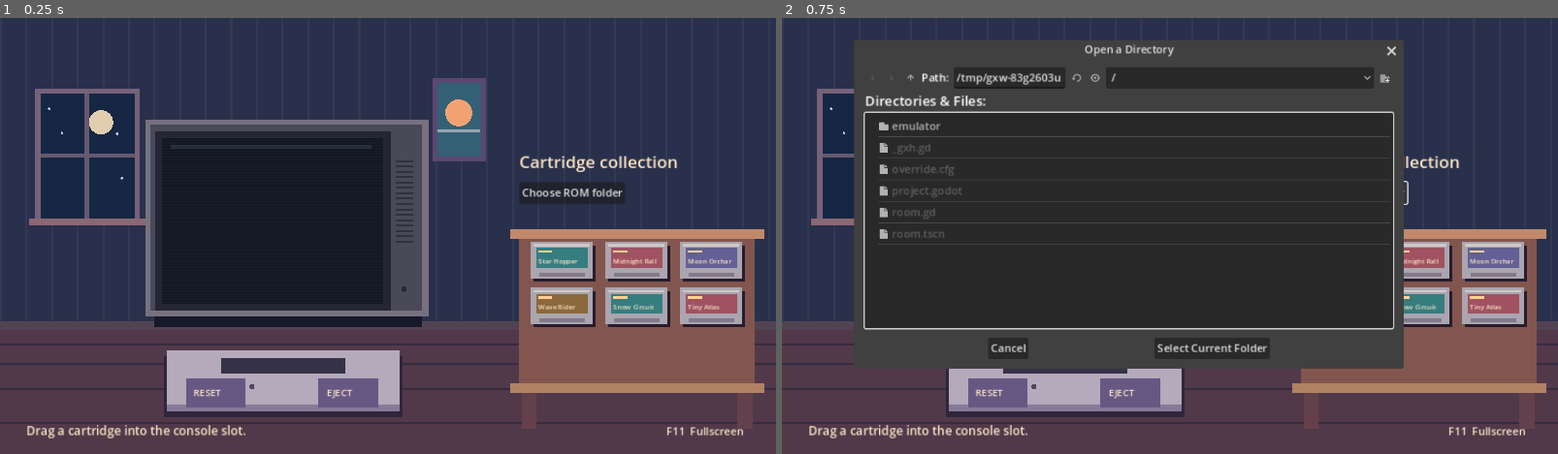
Above: before the commit, frames 1-2 (left to right).
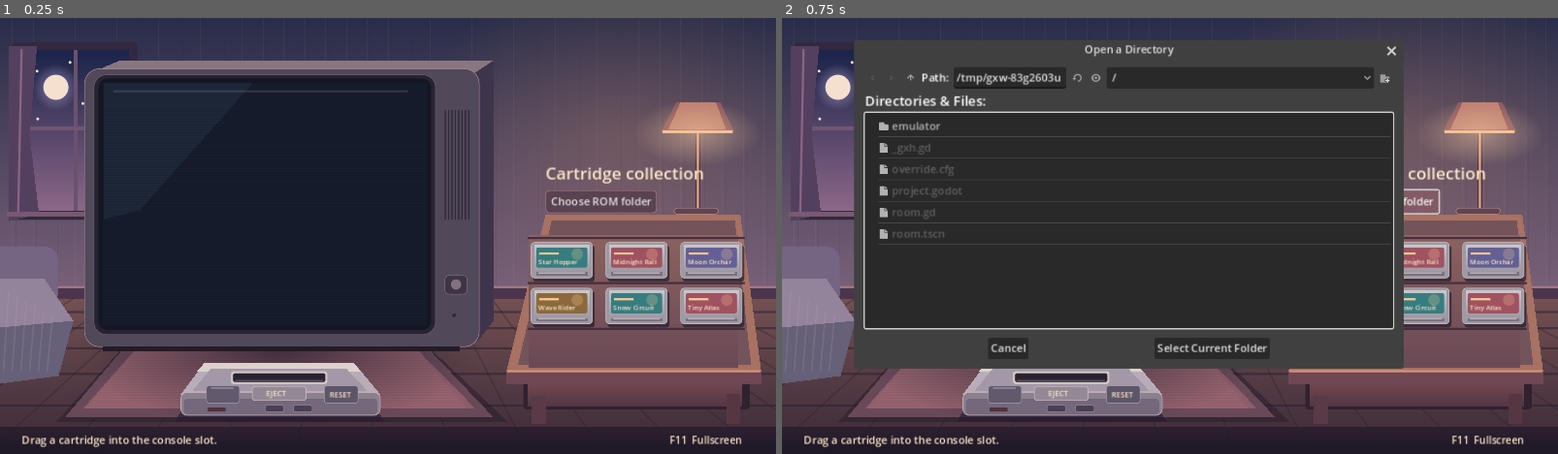
Above: after the commit, the same moments.

Repository: BaconBaps/snes
Game: Godot game, scene res://room.tscn
The game is run twice, just before and just after one commit, with the same random seed, the same clock (stepped at 60 frames per second) and the same inputs.
Inputs:
- Up to frame 1 (0.25 s): no input
- Up to frame 2 (0.75 s): click "Choose ROM folder" at 0.5 s

The runs differ from the first frame. In frame 1, 57% of the frame differs, in the area x 0-100%, y 0-100%; in frame 2, 29%.

Commit message:
Redraw bedroom and enlarge the CRT

Diff:
--- a/emulator/crt.gdshader
+++ b/emulator/crt.gdshader
@@ -14,6 +14,6 @@
 		float((pixel >> 5) & green_mask) / float(green_mask),
 		float(pixel & 31) / 31.0
 	);
-	float scanline = mod(floor(UV.y * 246.0), 4.0) == 0.0 ? 0.81 : 1.0;
+	float scanline = mod(floor(UV.y * 360.0), 4.0) == 0.0 ? 0.81 : 1.0;
 	COLOR = vec4(rgb * scanline, 1.0);
 }
--- a/room.gd
+++ b/room.gd
@@ -1,10 +1,10 @@
 extends Node2D
 
-const SLOT := Rect2(329, 505, 184, 23)
-const RESET := Rect2(276, 536, 88, 43)
-const EJECT := Rect2(473, 536, 88, 43)
-const DESK := Rect2(765, 306, 372, 253)
-const SCREEN := Rect2(241, 179, 328, 246)
+const SLOT := Rect2(346, 528, 137, 13)
+const RESET := Rect2(481, 546, 51, 27)
+const EJECT := Rect2(374, 547, 81, 22)
+const DESK := Rect2(770, 301, 354, 246)
+const SCREEN := Rect2(153, 96, 480, 360)
 const CART_SIZE := Vector2(92, 54)
 const PAGE_SIZE := 9
 const LABEL_COLORS := ["#367d80", "#a05261", "#646095", "#8b693c"]
@@ -51,7 +51,15 @@
 
 	var button := Button.new()
 	button.text = "Choose ROM folder"
-	button.position = Vector2(771, 244)
+	button.position = Vector2(810, 256)
+	button.custom_minimum_size = Vector2(165, 34)
+	for state in ["normal", "hover", "pressed"]:
+		var style := StyleBoxFlat.new()
+		style.bg_color = Color("#594251") if state == "normal" else Color("#825b65")
+		style.border_color = Color("#ac7980")
+		style.set_border_width_all(1)
+		style.set_corner_radius_all(5)
+		button.add_theme_stylebox_override(state, style)
 	button.pressed.connect(func(): picker.popup_centered_ratio(0.8))
 	add_child(button)
 
@@ -94,7 +102,7 @@
 	return Vector2(788 + (cell % 3) * 111, 333 + floori(cell / 3.0) * 68)
 
 func console_position() -> Vector2:
-	return Vector2(375, 470 - lift)
+	return Vector2(369, 486 - lift)
 
 func _unhandled_input(event: InputEvent) -> void:
 	if event is InputEventKey and event.pressed and not event.echo and event.keycode == KEY_F11:
@@ -179,87 +187,194 @@
 func words(value: String, x: float, y: float, size: int, width := -1) -> void:
 	draw_string(ThemeDB.fallback_font, Vector2(x, y), value, HORIZONTAL_ALIGNMENT_LEFT, width, size, Color("#f9e4c5"))
 
+func gradient(rect: Rect2, top: String, bottom: String) -> void:
+	var points := PackedVector2Array([rect.position, Vector2(rect.end.x, rect.position.y),
+		rect.end, Vector2(rect.position.x, rect.end.y)])
+	draw_polygon(points, PackedColorArray([Color(top), Color(top), Color(bottom), Color(bottom)]))
+
+func shape(points: PackedVector2Array, color: String) -> void:
+	draw_colored_polygon(points, Color(color))
+
+func rounded(rect: Rect2, radius: int, fill: String, border: String = "") -> void:
+	var style := StyleBoxFlat.new()
+	style.set_corner_radius_all(radius)
+	style.bg_color = Color(fill)
+	if not border.is_empty():
+		style.border_color = Color(border)
+		style.set_border_width_all(1)
+	draw_style_box(style, rect)
+
+func glow(center: Vector2, size: Vector2, tint: Color) -> void:
+	var points := PackedVector2Array([center])
+	var colors := PackedColorArray([tint])
+	var edge := Color(tint, 0.0)
+	for step in range(65):
+		var angle := step * TAU / 64.0
+		points.append(center + Vector2(cos(angle), sin(angle)) * size)
+		colors.append(edge)
+	# Draw a triangle fan so the light fades smoothly to its perimeter.
+	for step in range(1, 65):
+		draw_polygon(PackedVector2Array([points[0], points[step], points[step + 1]]),
+			PackedColorArray([colors[0], colors[step], colors[step + 1]]))
+
+func line(from: Vector2, to: Vector2, color: String, width: float = 1.0) -> void:
+	draw_line(from, to, Color(color), width, true)
+
 func cartridge(index: int, at: Vector2) -> void:
-	draw_rect(Rect2(at + Vector2(4, 5), CART_SIZE), Color("#261d2c"))
-	draw_rect(Rect2(at, CART_SIZE), Color("#aaa5af"))
-	box(at.x + 4, at.y + 3, 84, 4, "#d1c8c6")
-	box(at.x + 8, at.y + 9, 76, 29, LABEL_COLORS[index % LABEL_COLORS.size()])
-	box(at.x + 11, at.y + 13, 21, 3, "#ffd18e")
-	words(titles[index], at.x + 11, at.y + 32, 10, 68)
-	box(at.x + 12, at.y + 46, 68, 5, "#82798b")
-
-func _draw() -> void:
-	# Wallpaper, moonlit window, poster, and floorboards.
-	box(0, 0, 1152, 454, "#29304b")
-	for x in range(0, 1152, 38):
-		box(x, 0, 3, 454, "#333953")
-	box(0, 451, 1152, 13, "#514353")
-	box(0, 464, 1152, 184, "#51394a")
-	for y in [484, 512, 550, 601]:
-		box(0, y, 1152, 3, "#382b40")
-	box(52, 105, 156, 201, "#75617a")
-	box(60, 113, 140, 185, "#162743")
-	draw_circle(Vector2(150, 155), 18, Color("#e1ceaf"))
-	for star in [Vector2(73, 135), Vector2(92, 171), Vector2(174, 172), Vector2(181, 238)]:
-		draw_circle(star, 2, Color("#b4c7df"))
-	box(126, 113, 6, 185, "#665971")
-	box(60, 201, 140, 6, "#665971")
-	box(43, 298, 174, 10, "#8a6875")
-	box(642, 89, 79, 124, "#5a4871")
-	box(649, 96, 65, 110, "#346075")
-	draw_circle(Vector2(681, 141), 20, Color("#f0a275"))
-	box(650, 166, 63, 4, "#96a5ae")
-	box(770, 322, 351, 227, "#82564f")
-	box(757, 314, 378, 14, "#c0896a")
-	box(757, 543, 378, 15, "#b18164")
-	box(775, 558, 22, 53, "#64414a")
-	box(1095, 558, 22, 53, "#64414a")
-	words("Cartridge collection", 771, 223, 25)
-
-	# TV cabinet, glass, and scanlines.
-	box(229, 425, 398, 34, "#171829")
-	box(216, 151, 420, 293, "#77717f")
-	box(223, 158, 404, 277, "#494958")
-	box(231, 169, 349, 266, "#252635")
-	draw_rect(SCREEN, Color("#151c28"))
+	rounded(Rect2(at + Vector2(3, 5), CART_SIZE), 5, "#221926a8")
+	rounded(Rect2(at, CART_SIZE), 5, "#9d9aa4", "#c5bcc1")
+	gradient(Rect2(at + Vector2(5, 4), Vector2(82, 39)), "#ccc6ca", "#a099a4")
+	var label := Rect2(at + Vector2(8, 8), Vector2(76, 30))
+	rounded(label, 3, LABEL_COLORS[index % LABEL_COLORS.size()])
+	draw_circle(at + Vector2(69, 18), 8, Color("#ffcf913c"), true, -1, true)
+	line(at + Vector2(13, 17), at + Vector2(41, 17), "#f8c992", 2)
+	words(titles[index], at.x + 11, at.y + 33, 10, 68)
+	box(at.x + 8, at.y + 45, 76, 5, "#77717d")
+	line(at + Vector2(12, 46), at + Vector2(80, 46), "#bbb0b6")
+
+func draw_bedroom() -> void:
+	gradient(Rect2(0, 0, 1152, 405), "#292d49", "#796178")
+	for x in range(18, 1152, 31):
+		box(x, 0, 1, 405, "#d3a7b011")
+		box(x + 5, 0, 1, 405, "#291d381a")
+	glow(Vector2(923, 180), Vector2(320, 253), Color("#ec9c6c38"))
+	box(0, 400, 1152, 17, "#4b354d")
+	line(Vector2(0, 400), Vector2(1152, 400), "#a17881", 2)
+	gradient(Rect2(0, 417, 1152, 231), "#735052", "#392936")
+	for y in [437, 461, 491, 529, 576, 638]:
+		line(Vector2(0, y), Vector2(1152, y), "#281e2f89", 2)
+	for x in range(-250, 1500, 115):
+		line(Vector2(530 + (x - 530) * 0.54, 417), Vector2(x, 648), "#261b2e56")
+
+	# Moonlit window and curtains behind the television.
+	rounded(Rect2(18, 36, 186, 264), 5, "#322840")
+	gradient(Rect2(30, 47, 162, 239), "#1a2349", "#8c6788")
+	glow(Vector2(83, 103), Vector2(34, 35), Color("#dfd4ff77"))
+	draw_circle(Vector2(83, 103), 18, Color("#f5dfcf"), true, -1, true)
+	for star in [Vector2(55, 79), Vector2(104, 66), Vector2(123, 127), Vector2(56, 150), Vector2(156, 84)]:
+		draw_circle(star, 1.45, Color("#fbdfd3"), true, -1, true)
+	box(109, 47, 6, 239, "#6a526f")
+	box(30, 161, 162, 6, "#71556f")
+	shape([Vector2(13, 42), Vector2(55, 42), Vector2(44, 173), Vector2(58, 292),
+		Vector2(13, 302)], "#53405f")
+	line(Vector2(32, 47), Vector2(27, 290), "#8a6482", 2)
+	box(10, 288, 195, 7, "#795970")
+
+	# Bedspread at the edge of the room.
+	rounded(Rect2(-47, 340, 133, 88), 19, "#756482")
+	shape([Vector2(-12, 387), Vector2(66, 388), Vector2(109, 450), Vector2(87, 532),
+		Vector2(-12, 545)], "#666078")
+	shape([Vector2(-12, 387), Vector2(66, 388), Vector2(109, 450), Vector2(-12, 461)], "#93839b")
+	for x in range(0, 87, 13):
+		line(Vector2(x, 400 + x * 0.55), Vector2(x - 8, 525), "#bda3b132")
+
+	# Woven rug under the console.
+	shape([Vector2(188, 483), Vector2(630, 483), Vector2(754, 600), Vector2(84, 600)], "#261c2b7f")
+	shape([Vector2(192, 481), Vector2(626, 481), Vector2(733, 594), Vector2(96, 594)], "#684958")
+	shape([Vector2(205, 488), Vector2(615, 488), Vector2(706, 581), Vector2(123, 581)], "#8c5d6a")
+	for y in range(491, 581, 4):
+		var side := (y - 491) * 0.85
+		line(Vector2(204 - side, y), Vector2(616 + side, y), "#d4928f24")
+	glow(Vector2(414, 492), Vector2(305, 115), Color("#161323a5"))
+
+func draw_desk() -> void:
+	# A warm desk lamp lights the cartridge tray.
+	box(1032, 162, 8, 133, "#4c3246")
+	line(Vector2(1036, 165), Vector2(1036, 284), "#e2a780", 2)
+	rounded(Rect2(1000, 282, 67, 10), 5, "#614354", "#b78570")
+	shape([Vector2(1004, 125), Vector2(1069, 125), Vector2(1090, 169), Vector2(981, 169)], "#8c575c")
+	shape([Vector2(1010, 126), Vector2(1063, 126), Vector2(1078, 166), Vector2(992, 166)], "#bc7f6f")
+	glow(Vector2(1035, 171), Vector2(95, 49), Color("#ffd3a576"))
+	line(Vector2(984, 169), Vector2(1087, 169), "#fac297", 3)
+
+	rounded(Rect2(777, 482, 336, 100), 5, "#30212e")
+	gradient(Rect2(783, 514, 319, 64), "#8c5957", "#523545")
+	box(789, 562, 22, 41, "#593a46")
+	box(1079, 559, 20, 44, "#563741")
+	shape([Vector2(810, 292), Vector2(1099, 292), Vector2(1130, 525), Vector2(752, 525)], "#a77163")
+	shape([Vector2(819, 301), Vector2(1091, 301), Vector2(1115, 515), Vector2(769, 515)], "#74545b")
+	gradient(Rect2(785, 322, 311, 198), "#8b625f", "#6a4956")
+	for y in [327, 394, 462, 527]:
+		line(Vector2(784, y), Vector2(1105, y), "#442f42", 2)
+	box(752, 525, 378, 19, "#704754")
+	line(Vector2(754, 525), Vector2(1128, 525), "#d49379", 2)
+	words("Cartridge collection", 810, 240, 25)
+	if titles.size() > PAGE_SIZE:
+		words("Scroll for more cartridges", 788, 558, 14)
+
+func draw_television() -> void:
+	# Thick molded cabinet and inset 4:3 glass.
+	shape([Vector2(139, 80), Vector2(707, 80), Vector2(733, 63), Vector2(178, 63)], "#887680")
+	shape([Vector2(708, 80), Vector2(733, 63), Vector2(733, 450), Vector2(708, 482)], "#3e354c")
+	rounded(Rect2(125, 75, 587, 414), 22, "#514859", "#a18a91")
+	rounded(Rect2(139, 84, 508, 387), 18, "#272432", "#6c5b6d")
+	rounded(Rect2(146, 90, 494, 374), 12, "#141623", "#181925")
+	draw_rect(SCREEN, Color("#171d2d"))
 	if powered and rom_paths.is_empty():
-		draw_rect(SCREEN, Color("#253951"))
-		draw_circle(Vector2(484, 258 + sin((Time.get_ticks_msec() - preview_started) / 360.0) * 8), 42, Color("#f4aa79"))
-		box(241, 327, 328, 98, "#2a5861")
-		box(241, 357, 328, 68, "#234550")
-		words("CRT PREVIEW", 260, 211, 13)
-		words(titles[inserted], 260, 318, 23, 292)
+		gradient(SCREEN, "#25344e", "#5b4466")
+		var moon := Vector2(508, 209 + sin((Time.get_ticks_msec() - preview_started) / 480.0) * 8)
+		glow(moon, Vector2(125, 115), Color("#f8ad8355"))
+		draw_circle(moon, 47, Color("#ecae89"), true, -1, true)
+		shape([Vector2(153, 380), Vector2(270, 298), Vector2(408, 382), Vector2(540, 261),
+			Vector2(633, 359), Vector2(633, 456), Vector2(153, 456)], "#334659")
+		shape([Vector2(153, 412), Vector2(337, 358), Vector2(454, 403), Vector2(633, 337),
+			Vector2(633, 456), Vector2(153, 456)], "#24313f")
+		words("CRT PREVIEW", 174, 126, 14)
+		words(titles[inserted], 174, 425, 27, 425)
 	else:
-		box(254, 189, 297, 5, "#283241")
-	for y in range(180, 425, 4):
-		draw_line(Vector2(241, y), Vector2(568, y), Color(0, 0, 0, 0.19))
-	for y in range(211, 336, 8):
-		box(588, y, 26, 3, "#303140")
-	draw_circle(Vector2(600, 403), 4, Color("#8bd6ae") if powered else Color("#272934"))
-
-	# The slot lip covers the cartridge base when seated.
-	box(243, 502, 355, 91, "#30263c")
-	box(248, 494, 345, 81, "#b4aabb")
-	box(248, 574, 345, 11, "#847b98")
-	draw_rect(SLOT, Color("#363248"))
+		shape([Vector2(154, 97), Vector2(375, 97), Vector2(207, 286), Vector2(154, 299)], "#70a0c116")
+		line(Vector2(169, 109), Vector2(605, 109), "#b1aec331", 2)
+	for y in range(98, 456, 4):
+		line(Vector2(153, y), Vector2(633, y), "#090b1524")
+	for x in range(660, 696, 5):
+		rounded(Rect2(x, 137, 2, 163), 1, "#30293a")
+	rounded(Rect2(660, 382, 34, 29), 6, "#3e3446", "#78677b")
+	draw_circle(Vector2(677, 396), 7, Color("#827280"), true, -1, true)
+	draw_circle(Vector2(674, 442), 3, Color("#88cab5") if powered else Color("#322b39"))
+	box(153, 488, 530, 7, "#241b2a")
+
+func draw_console() -> void:
+	# Grey and ivory shell, seen from slightly above.
+	shape([Vector2(286, 554), Vector2(540, 554), Vector2(572, 601), Vector2(259, 601)], "#251b32a5")
+	shape([Vector2(304, 512), Vector2(525, 512), Vector2(565, 560), Vector2(268, 560)], "#b7adb9")
+	shape([Vector2(304, 512), Vector2(525, 512), Vector2(536, 526), Vector2(292, 526)], "#ddd1cb")
+	rounded(Rect2(268, 556, 297, 35), 9, "#8b808e", "#c3b0b2")
+	rounded(Rect2(273, 566, 287, 23), 5, "#73687c")
+	shape([Vector2(313, 521), Vector2(514, 521), Vector2(545, 554), Vector2(286, 554)], "#a398a8")
+	rounded(SLOT.grow(3), 4, "#d4c5c2")
+	rounded(SLOT, 3, "#282330")
+	line(SLOT.position + Vector2(4, 11), SLOT.position + Vector2(SLOT.size.x - 4, 11), "#594b62")
 	if dragging >= 0 and SLOT.grow(20).has_point(pointer):
-		draw_rect(SLOT, Color("#f9d39d"), false, 2)
+		draw_rect(SLOT.grow(2), Color("#ffd3a4"), false, 2)
 	if inserted >= 0 and inserted != dragging:
 		cartridge(inserted, console_position())
 	if seated:
-		box(330, 516, 182, 12, "#9690a3")
-	draw_rect(RESET, Color("#8272a1") if RESET.has_point(pointer) else Color("#665883"))
-	draw_rect(EJECT, Color("#8272a1") if EJECT.has_point(pointer) else Color("#665883"))
-	words("RESET", 287, 562, 14)
-	words("EJECT", 485, 562, 14)
-	draw_circle(Vector2(374, 548), 4, Color("#fa795f") if powered else Color("#52445d"))
-
+		box(367, 532, 96, 9, "#9e92a0")
+		line(Vector2(367, 537), Vector2(463, 537), "#d9c7c2", 2)
+	rounded(Rect2(306, 546, 50, 27), 4, "#62596d", "#9f93a5")
+	line(Vector2(314, 550), Vector2(346, 550), "#93869b")
+	rounded(EJECT, 4, "#b1aab3" if EJECT.has_point(pointer) else "#938996", "#cebec0")
+	rounded(RESET, 4, "#7d7285" if RESET.has_point(pointer) else "#5d5568", "#a497a7")
+	words("EJECT", 395, 562, 11)
+	words("RESET", 489, 564, 11)
+	rounded(Rect2(308, 579, 27, 6), 2, "#4f323d")
+	if powered:
+		glow(Vector2(321, 582), Vector2(29, 13), Color("#ff505377"))
+		rounded(Rect2(309, 579, 25, 5), 2, "#ff494e")
+		line(Vector2(312, 580), Vector2(331, 580), "#ffb399")
+	for x in [393, 435]:
+		rounded(Rect2(x, 575, 29, 11), 3, "#494052", "#918294")
+
+func _draw() -> void:
+	draw_bedroom()
+	draw_desk()
+	draw_television()
+	draw_console()
 	for index in range(page * PAGE_SIZE, mini(titles.size(), (page + 1) * PAGE_SIZE)):
 		if index != inserted and index != dragging:
 			cartridge(index, desk_position(index))
-	if titles.size() > PAGE_SIZE:
-		words("Scroll for more cartridges", 783, 580, 14)
 	if dragging >= 0:
 		cartridge(dragging, pointer - CART_SIZE / 2.0)
-	words(message, 39, 620, 18, 920)
-	words("F11  Fullscreen", 989, 620, 16)
+	gradient(Rect2(0, 607, 1152, 41), "#271d2cca", "#1d1726")
+	words(message, 32, 633, 16, 920)
+	words("F11  Fullscreen", 994, 633, 15)
